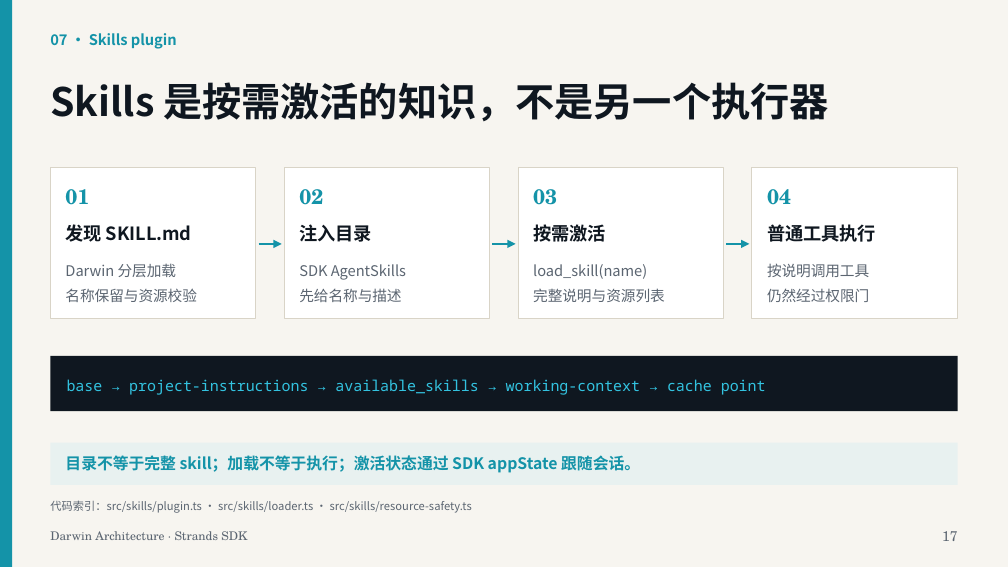
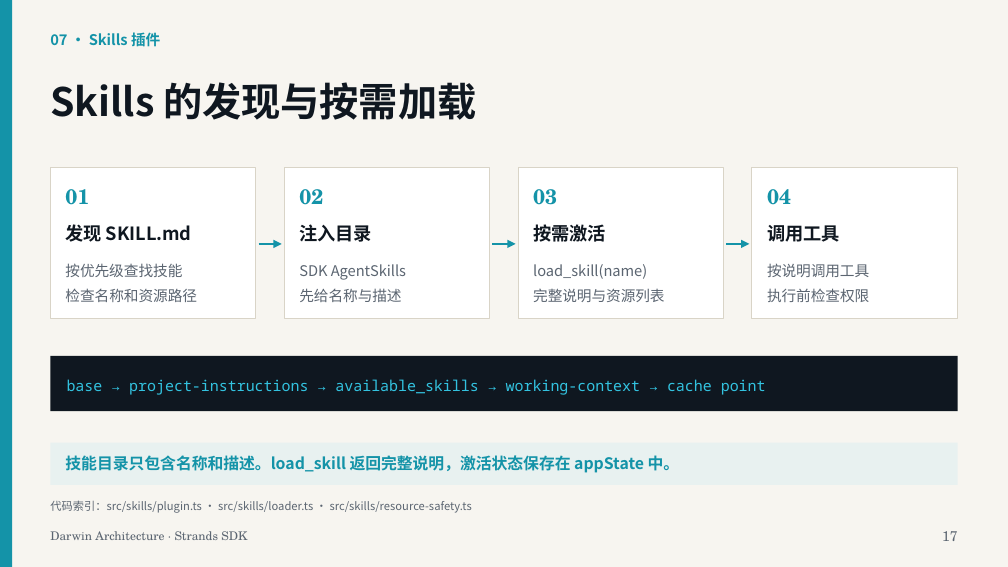
Before and after one commit to xiehust/strands-darwin, a slide deck: slide 17 of docs/ppt/darwin-architecture-strands-sdk.zh-CN.pptx. Drawn at 1008x567 pixels with LibreOffice and Linux fonts; fonts in the diff are those of the drawing. Boxes give left, top, right and bottom in pixels: in the first picture for what was removed or moved away, otherwise in the second. Text is boxed around its words. In the diff, an @@ line names an element or a change of style, - is before the commit and + after.

```diff
--- a/docs/ppt/darwin-architecture-strands-sdk.zh-CN.pptx
+++ b/docs/ppt/darwin-architecture-strands-sdk.zh-CN.pptx
@@ text at bbox=[50, 32, 160, 47]: text changed @@
-07 · Skills plugin
+07 · Skills 插件
@@ text at bbox=[50, 82, 476, 120]: text changed @@
-Skills 是按需激活的知识，不是另一个执行器
+Skills 的发现与按需加载
@@ text at bbox=[767, 225, 840, 242]: text changed @@
-普通工具执行
+调用工具
@@ text at bbox=[65, 263, 197, 302]: text changed @@
-Darwin 分层加载
-名称保留与资源校验
+按优先级查找技能
+检查名称和资源路径
@@ text at bbox=[767, 288, 869, 302]: text changed @@
-仍然经过权限门
+执行前检查权限
@@ text at bbox=[65, 455, 680, 473]: text changed @@
-目录不等于完整 skill；加载不等于执行；激活状态通过 SDK appState 跟随会话。
+技能目录只包含名称和描述。load_skill 返回完整说明，激活状态保存在 appState 中。
```
Also in this commit, not shown: 20 other slides changed, 2 other files.
